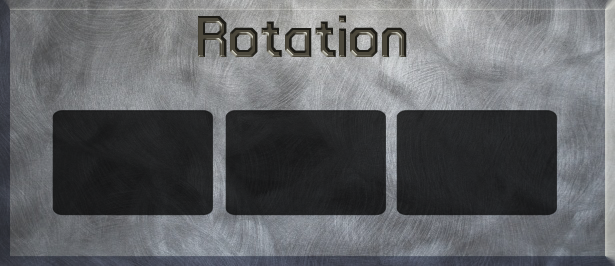
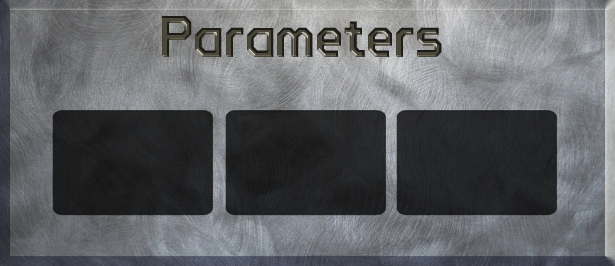
Layered file, before and after one edit (615x266). Changes by layer:
added layer "Parameters (muscle)" above "Rotation" over [162, 16, 442, 57]
hid "Rotation" over [198, 15, 407, 57]
